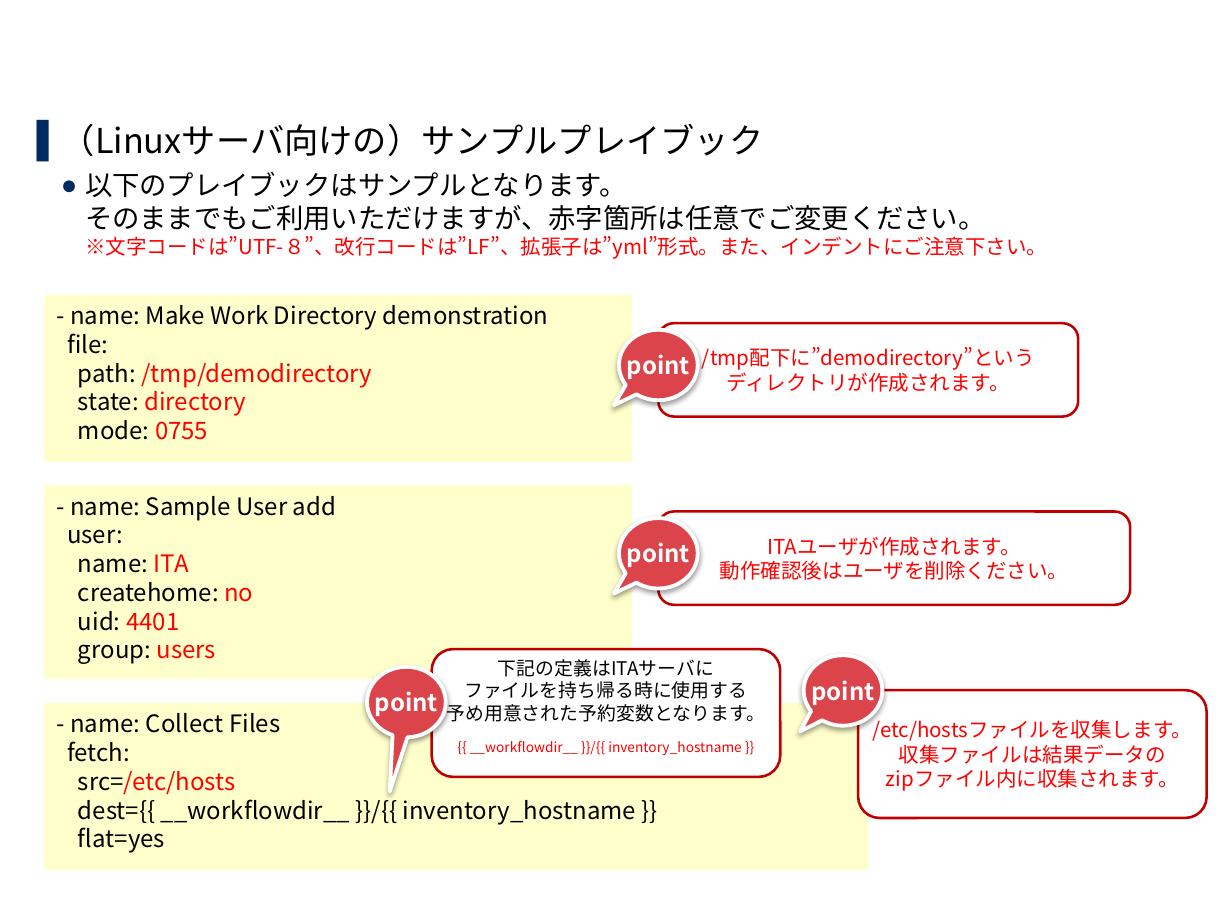
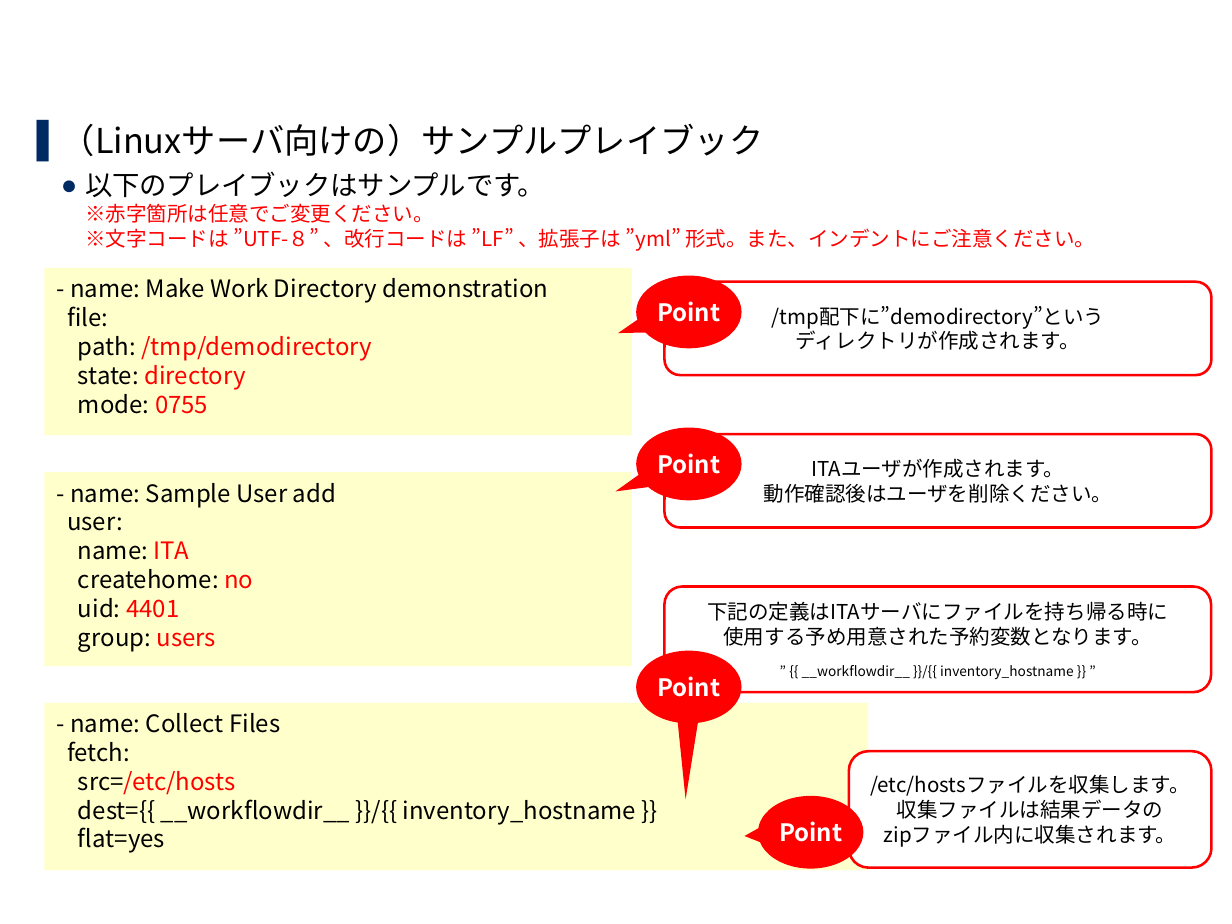
Before and after one commit to exastro-suite/it-automation-docs, a slide deck: slide 25 of asset/Learn_ja/ITA-quickstart_ja.pptx (slide 24 before the commit). Drawn at 1232x924 pixels with LibreOffice and Linux fonts; fonts in the diff are those of the drawing; background and template pictures are left out. Boxes give left, top, right and bottom in pixels: in the first picture for what was removed or moved away, otherwise in the second. Text is boxed around its words. In the diff, an @@ line names an element or a change of style, - is before the commit and + after.

```diff
--- a/asset/Learn_ja/ITA-quickstart_ja.pptx
+++ b/asset/Learn_ja/ITA-quickstart_ja.pptx
@@ text at <box>85,172,1095,251</box>: text changed @@
-  ● 以下のプレイブックはサンプルとなります。
-    そのままでもご利用いただけますが、赤字箇所は任意でご変更ください。
-    ※文字コードは”UTF-８”、改行コードは”LF”、拡張子は”yml”形式。また、インデントにご注意下さい。
+  ● 以下のプレイブックはサンプルです。
+    ※赤字箇所は任意でご変更ください。
+    ※文字コードは ”UTF-８” 、改行コードは ”LF” 、拡張子は ”yml” 形式。また、インデントにご注意ください。
@@ rectangle "- name: Make Work Directory ...": place and size @@
-rectangle "- name: Make Work Directory ..." at <box>44,294,632,462</box>
+rectangle "- name: Make Work Directory ..." at <box>44,267,632,435</box>
@@ speech bubble "Point": place and size @@
-speech bubble "Point" at <box>618,330,697,400</box>
+speech bubble "Point" at <box>636,276,742,349</box>
@@ rounded rectangle "/tmp配下に”demodirectory”という": place and size @@
-rounded rectangle "/tmp配下に”demodirectory”という" at <box>658,323,1078,416</box>
+rounded rectangle "/tmp配下に”demodirectory”という" at <box>664,282,1211,376</box>
@@ text in speech bubble at <box>657,301,720,322</box>: text changed @@
-point
+Point
@@ speech bubble "Point": place and size @@
-speech bubble "Point" at <box>618,519,697,589</box>
+speech bubble "Point" at <box>636,428,742,500</box>
@@ text colour #FF0000 to #000000; outline #C00000 1.5 pt to #FF0000 1.5 pt in 3 elements at <box>849,752,1211,867</box>, <box>664,282,1211,376</box>, <box>664,434,1211,527</box> @@
@@ rounded rectangle "ITAユーザが作成されます。 動作確認後はユーザを削除ください。": place and size @@
-rounded rectangle "ITAユーザが作成されます。 動作確認後はユーザを削除ください。" at <box>658,511,1130,605</box>
+rounded rectangle "ITAユーザが作成されます。 動作確認後はユーザを削除ください。" at <box>664,434,1211,527</box>
@@ rectangle "- name: Sample User add ...": place and size @@
-rectangle "- name: Sample User add ..." at <box>44,485,632,679</box>
+rectangle "- name: Sample User add ..." at <box>44,472,632,665</box>
@@ text in speech bubble at <box>657,453,720,474</box>: text changed @@
-point
+Point
@@ rounded rectangle "下記の定義はITAサーバにファイルを持ち帰る時に": place and size @@
-rounded rectangle "下記の定義はITAサーバにファイルを持ち帰る時に" at <box>431,649,780,777</box>
+rounded rectangle "下記の定義はITAサーバにファイルを持ち帰る時に" at <box>664,586,1211,692</box>
@@ rounded rectangle "下記の定義はITAサーバにファイルを持ち帰る時に" at <box>664,586,1211,692</box>: outline #C00000 1.5 pt to #FF0000 1.5 pt @@
@@ text in rounded rectangle at <box>707,601,1168,679</box>: text changed; size 11 to 12 pt @@
-下記の定義はITAサーバに
-ファイルを持ち帰る時に使用する
-予め用意された予約変数となります。
-{{ __workflowdir__ }}/{{ inventory_hostname }}
+下記の定義はITAサーバにファイルを持ち帰る時に
+使用する予め用意された予約変数となります。
+” {{ __workflowdir__ }}/{{ inventory_hostname }} ”
@@ speech bubble "Point": place and size @@
-speech bubble "Point" at <box>803,655,882,726</box>
+speech bubble "Point" at <box>636,650,742,723</box>
@@ text in speech bubble at <box>657,676,720,697</box>: text changed @@
-point
+Point
@@ rounded rectangle "/etc/hostsファイルを収集します。": place and size @@
-rounded rectangle "/etc/hostsファイルを収集します。" at <box>859,690,1207,818</box>
+rounded rectangle "/etc/hostsファイルを収集します。" at <box>849,752,1211,867</box>
@@ fill #DC444C to #FF0000; outline #FFFFFF 2.25 pt to none; shadow off; proportions changed in 4 elements at <box>636,276,742,349</box>, <box>636,428,742,500</box>, <box>636,650,742,723</box>, <box>758,796,864,869</box> @@
@@ speech bubble "Point": place and size @@
-speech bubble "Point" at <box>367,667,446,737</box>
+speech bubble "Point" at <box>758,796,864,869</box>
@@ text in speech bubble at <box>779,821,842,842</box>: text changed @@
-point
+Point
```
Also in this commit, not shown: 18 other slides changed, 1 slide added, 1 other file.
